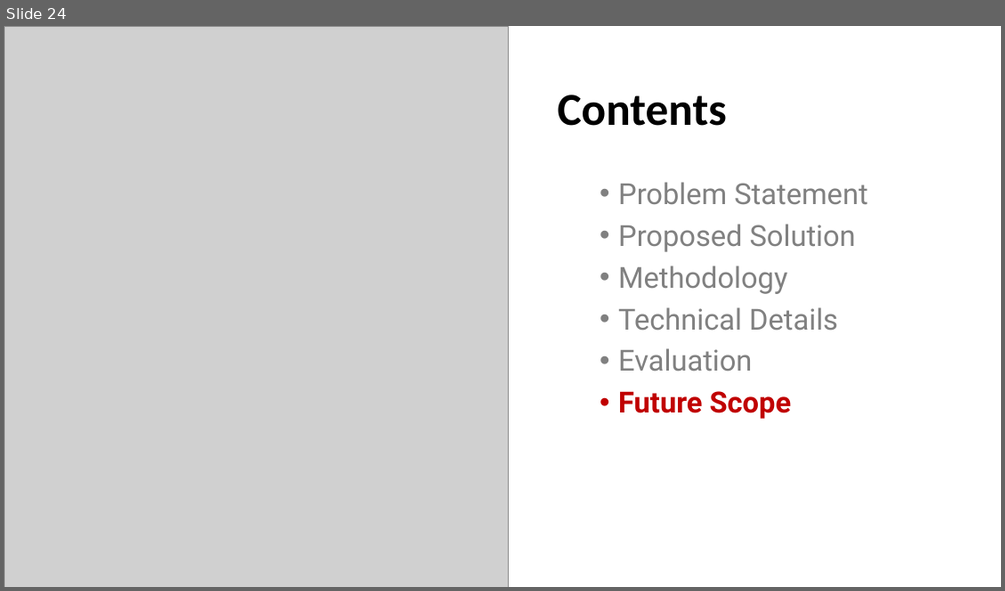
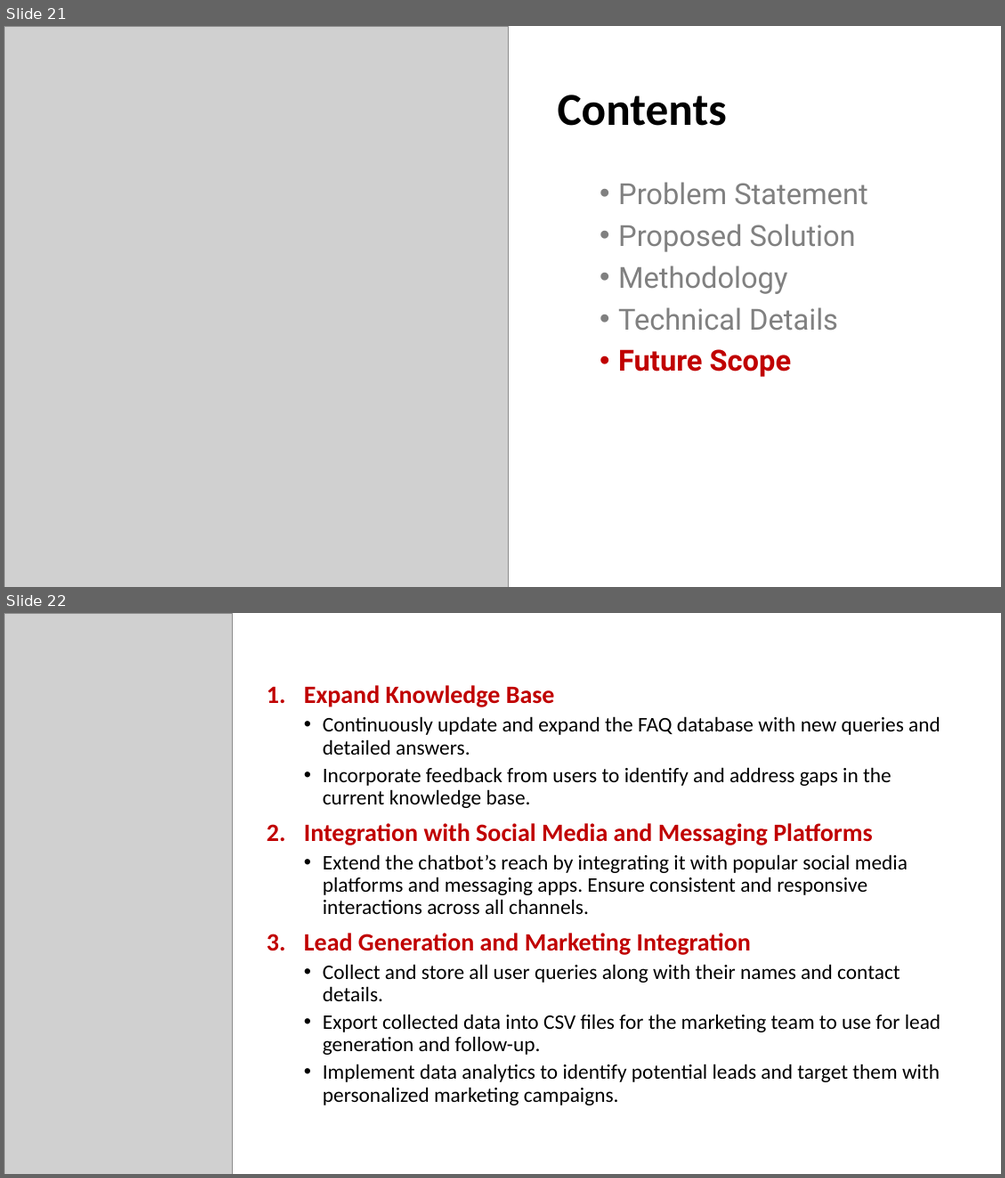
Before and after one commit to maryamfarooq13/FAQ-RAG-Application, a slide deck: Project Presentation.pptx. Shown one above the other, each under a label of ours: slide 24 before the commit, slides 21 and 22 after it. The pictures are 1005x591 and 1005x1178 pixels, drawn with LibreOffice and Linux fonts; fonts in the diff are those of the drawing; grey boxes stand for pictures. Boxes give left, top, right and bottom in pixels: in the first picture for what was removed or moved away, otherwise in the second. Text is boxed around its words. In the diff, an @@ line names an element or a change of style, - is before the commit and + after.

```diff
--- a/Project Presentation.pptx
+++ b/Project Presentation.pptx
@@ slide 22 added at bbox=[4, 613, 1001, 1174], background #FFFFFF @@
@@ picture added at bbox=[4, 613, 233, 1174] @@
@@ text added at bbox=[304, 685, 940, 1105], 20 pt, text #000000 @@
+1. Expand Knowledge Base
+  • Continuously update and expand the FAQ database with new queries and detailed answers.
+  • Incorporate feedback from users to identify and address gaps in the current knowledge base.
+2. Integration with Social Media and Messaging Platforms
+  • Extend the chatbot’s reach by integrating it with popular social media platforms and messaging apps. Ensure consistent and responsive interactions across all channels.
+3. Lead Generation and Marketing Integration
+  • Collect and store all user queries along with their names and contact details.
+  • Export collected data into CSV files for the marketing team to use for lead generation and follow-up.
+  • Implement data analytics to identify potential leads and target them with personalized marketing campaigns.
@@ what was slide 24 is now slide 21 @@
@@ slide 21 changed as well @@
@@ text at bbox=[618, 348, 752, 370]: paragraph removed @@
-• Evaluation
```
Also in this commit, not shown: 13 other slides changed, 5 other slides added, 8 slides removed, 7 other files.
